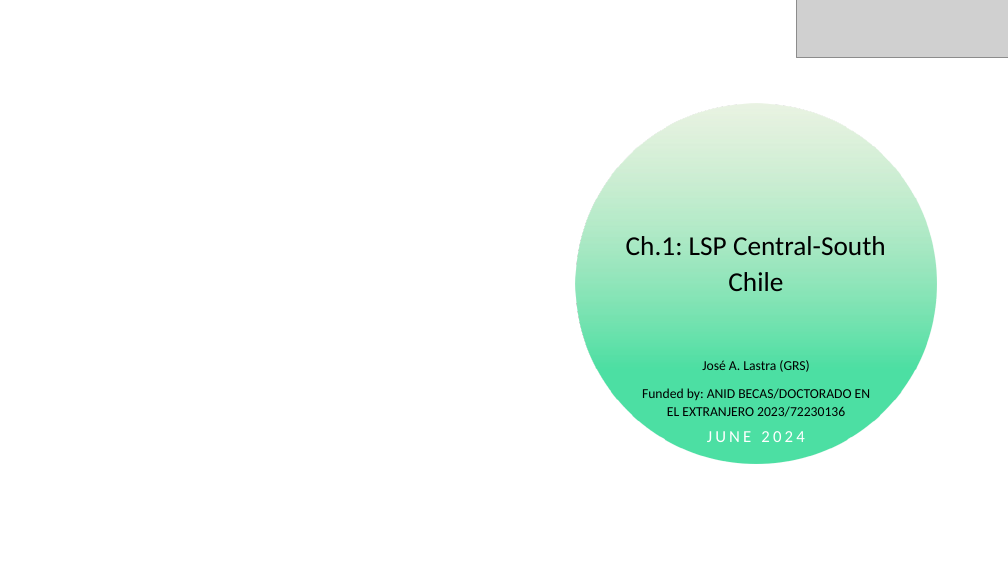
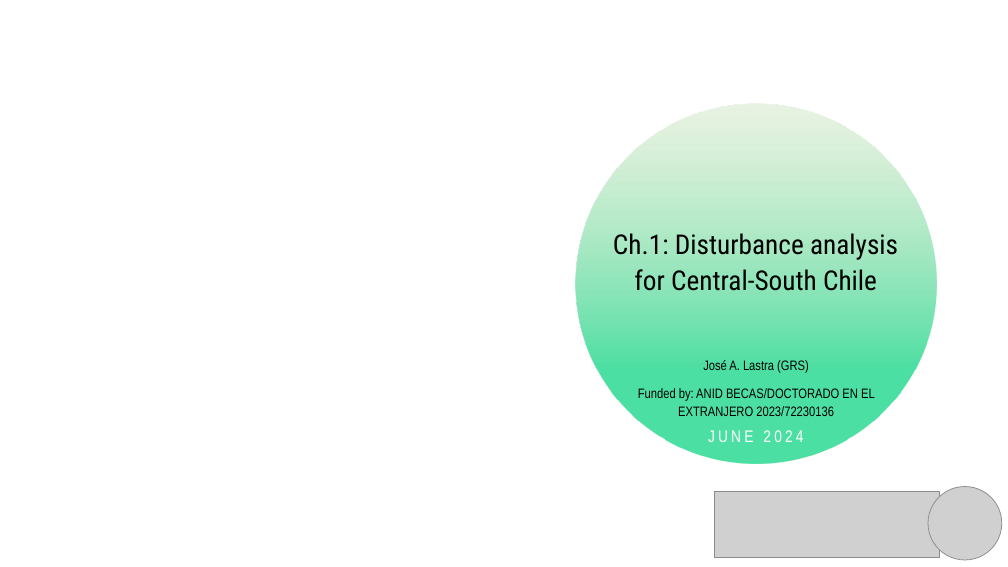
Before and after one commit to JoseLastra/mte_disturbances, a slide deck: slide 1 of ppt_graphics/01_dist_Chp1_JoseLastra.pptx. Drawn at 1008x567 pixels with LibreOffice and Linux fonts; fonts in the diff are those of the drawing; grey boxes stand for pictures; background and template pictures are left out. Boxes give left, top, right and bottom in pixels: in the first picture for what was removed or moved away, otherwise in the second. Text is boxed around its words. In the diff, an @@ line names an element or a change of style, - is before the commit and + after.

Commit message:
change name and image

```diff
--- a/ppt_graphics/01_dist_Chp1_JoseLastra.pptx
+++ b/ppt_graphics/01_dist_Chp1_JoseLastra.pptx
@@ title at <box>613,233,898,291</box>: text changed; font Calibri to Roboto Condensed @@
-Ch.1: LSP Central-South Chile
+Ch.1: Disturbance analysis for Central-South Chile
@@ subtitle "José A. Lastra (GRS)" at <box>638,360,875,416</box>: font Calibri to Arial Narrow @@
@@ text "JUNE 2024" at <box>708,430,803,442</box>: font Calibri to Arial Narrow @@
@@ picture: place and size @@
-picture at <box>796,0,1008,58</box>
+picture at <box>715,492,939,558</box>
@@ picture added at <box>929,487,1003,560</box> @@
```
